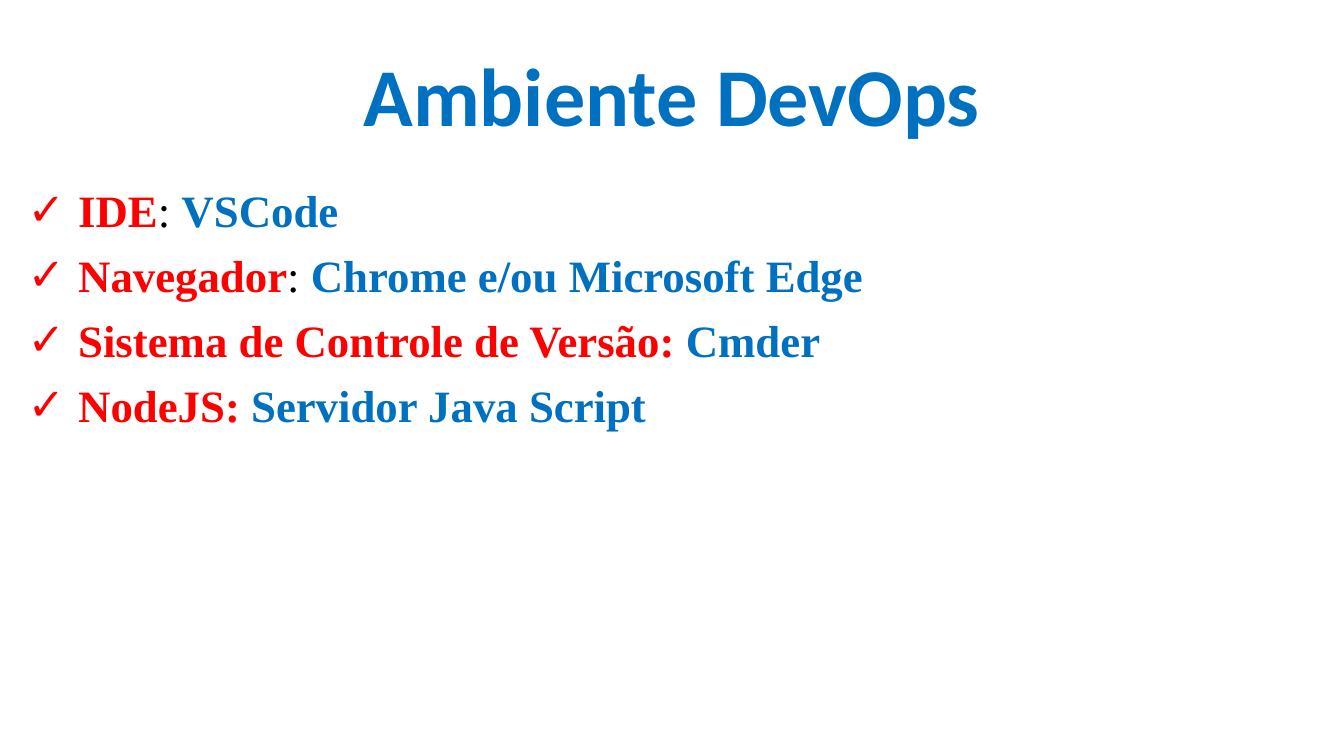
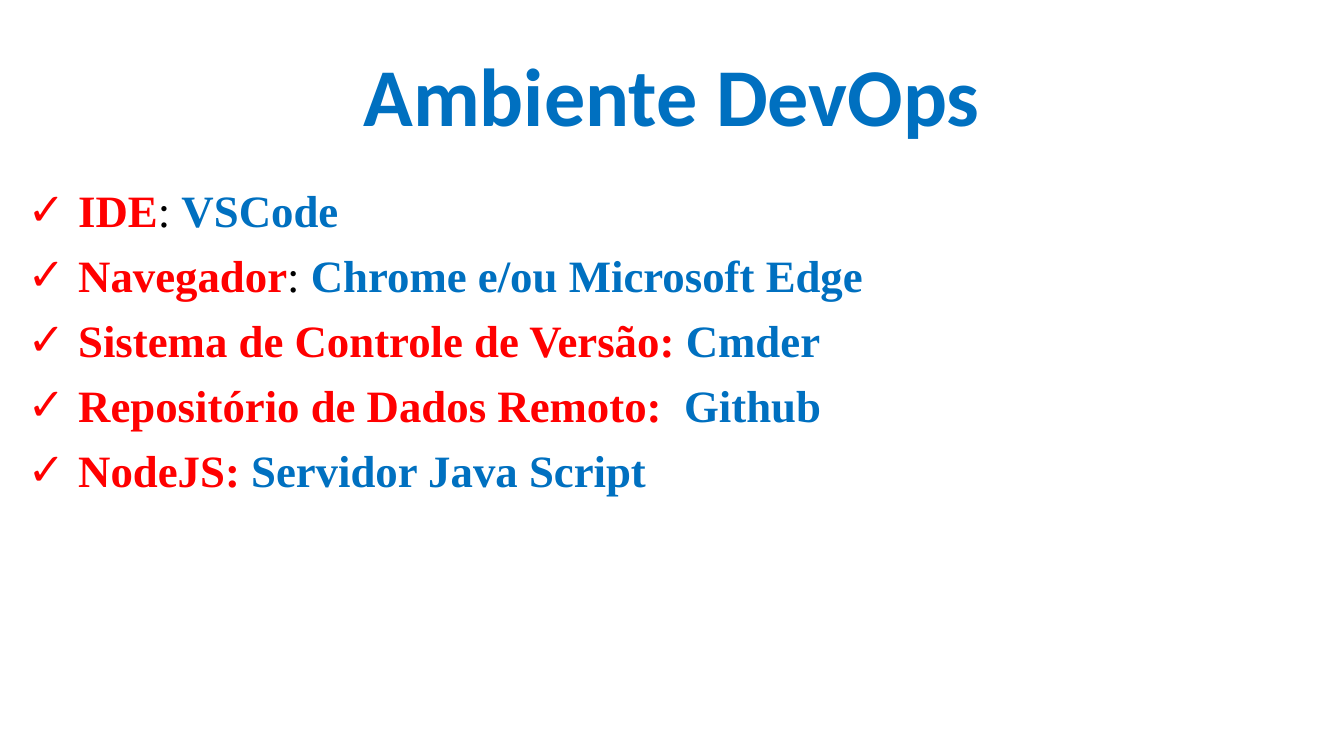
Before and after one commit to CloudEducationBrazil/WydenDesenvolvimentoWebPHP, a slide deck: slide 4 of 01 Classes/Aula 02, 03, 04 Desenvolvimento Web Caracterização - HTML.pptx. Drawn at 1344x756 pixels with LibreOffice and Linux fonts; fonts in the diff are those of the drawing; background and template pictures are left out. Boxes give left, top, right and bottom in pixels: in the first picture for what was removed or moved away, otherwise in the second. Text is boxed around its words. In the diff, an @@ line names an element or a change of style, - is before the commit and + after.

```diff
--- a/01 Classes/Aula 02, 03, 04 Desenvolvimento Web Caracterização - HTML.pptx
+++ b/01 Classes/Aula 02, 03, 04 Desenvolvimento Web Caracterização - HTML.pptx
@@ text at <box>78,391,821,432</box>: paragraph added @@
+✓ Repositório de Dados Remoto: Github
```
Also in this commit, not shown: 52 other slides changed, 1 slide removed, 1 other file.
